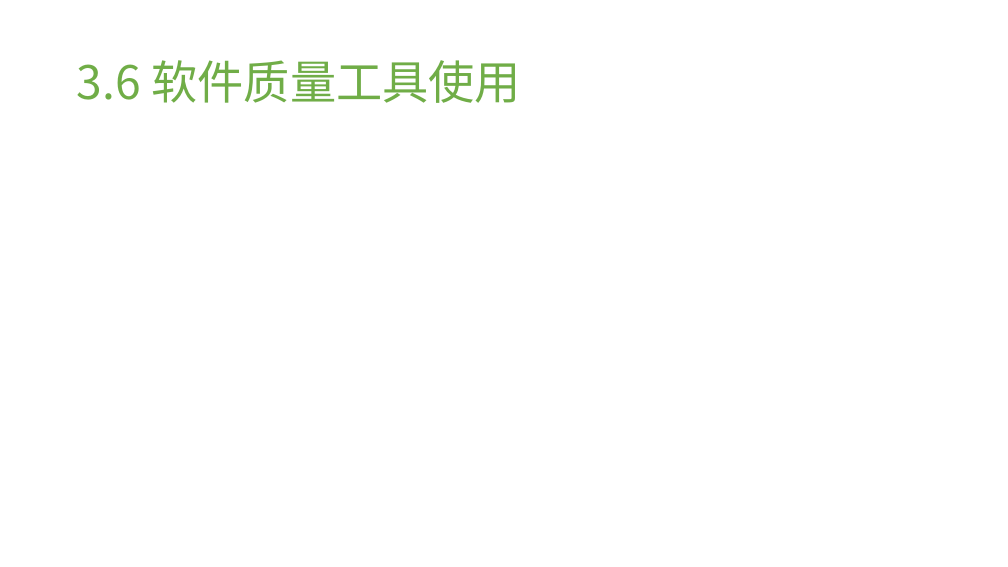
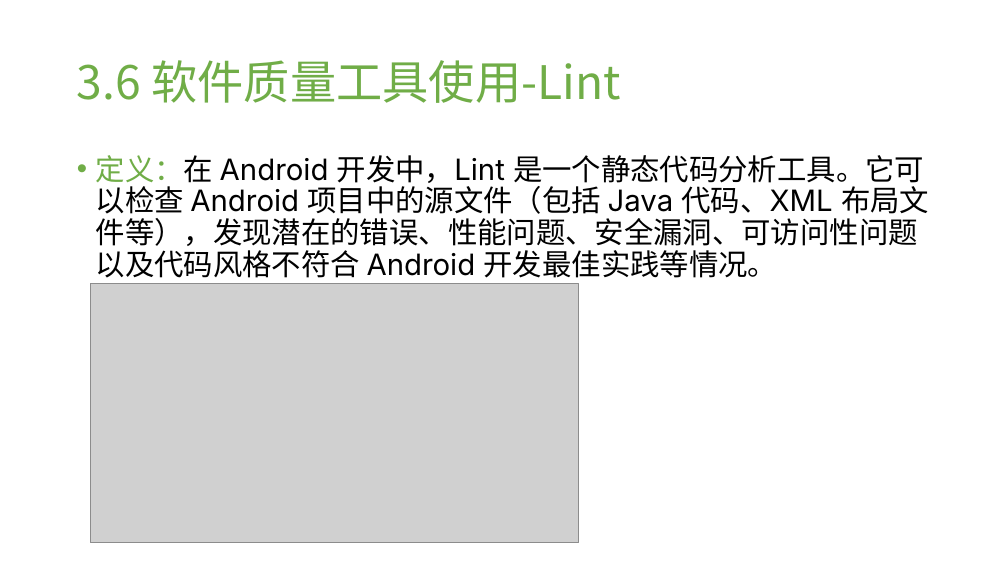
Before and after one commit to Pangweizhi/garbage_classification, a slide deck: slide 19 of docs/垃圾分类APP.pptx (slide 18 before the commit). Drawn at 1008x567 pixels with LibreOffice and Linux fonts; fonts in the diff are those of the drawing; grey boxes stand for pictures; background and template pictures are left out. Boxes give left, top, right and bottom in pixels: in the first picture for what was removed or moved away, otherwise in the second. Text is boxed around its words. In the diff, an @@ line names an element or a change of style, - is before the commit and + after.

```diff
--- a/docs/垃圾分类APP.pptx
+++ b/docs/垃圾分类APP.pptx
@@ title at box(77, 60, 620, 103): text changed @@
-3.6 软件质量工具使用
+3.6 软件质量工具使用-Lint
@@ text added at box(96, 155, 929, 278), 28 pt, text #000000 @@
+• 定义：在 Android 开发中，Lint 是一个静态代码分析工具。它可以检查 Android 项目中的源文件（包括 Java 代码、XML 布局文件等），发现潜在的错误、性能问题、安全漏洞、可访问性问题以及代码风格不符合 Android 开发最佳实践等情况。
@@ picture added at box(91, 284, 579, 543) @@
```
Also in this commit, not shown: 8 other slides changed, 1 slide added.
